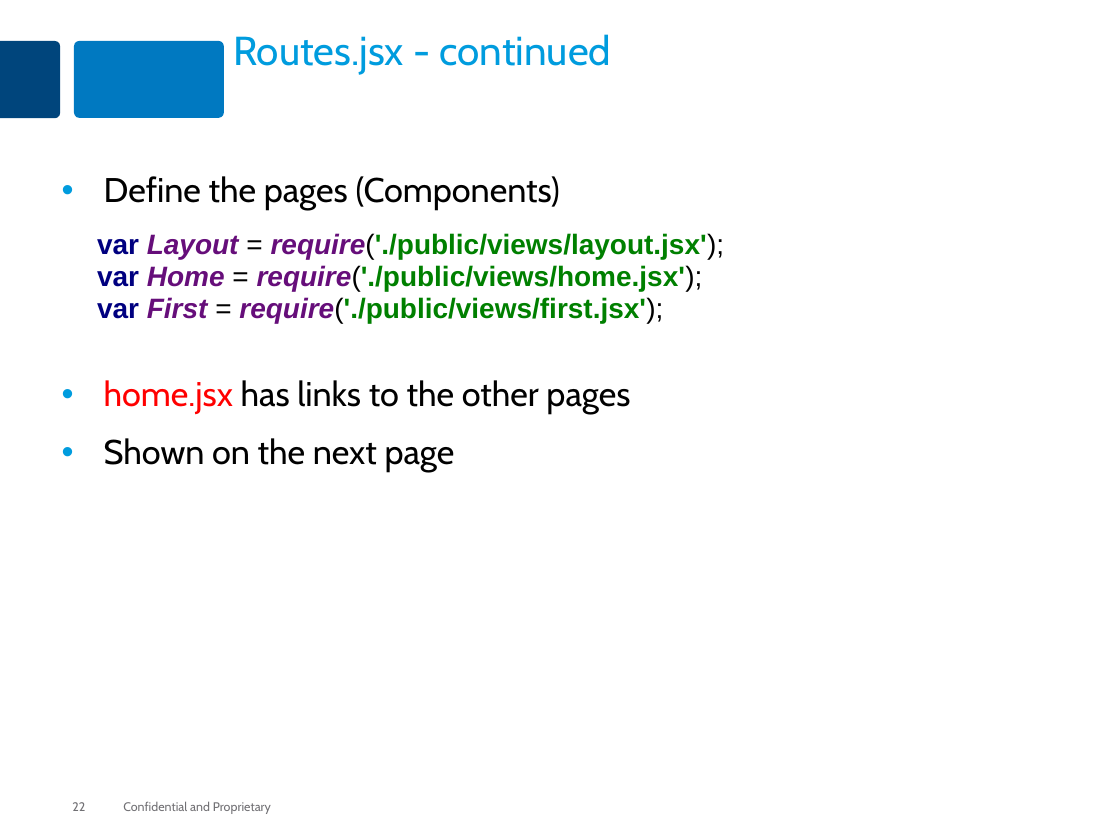
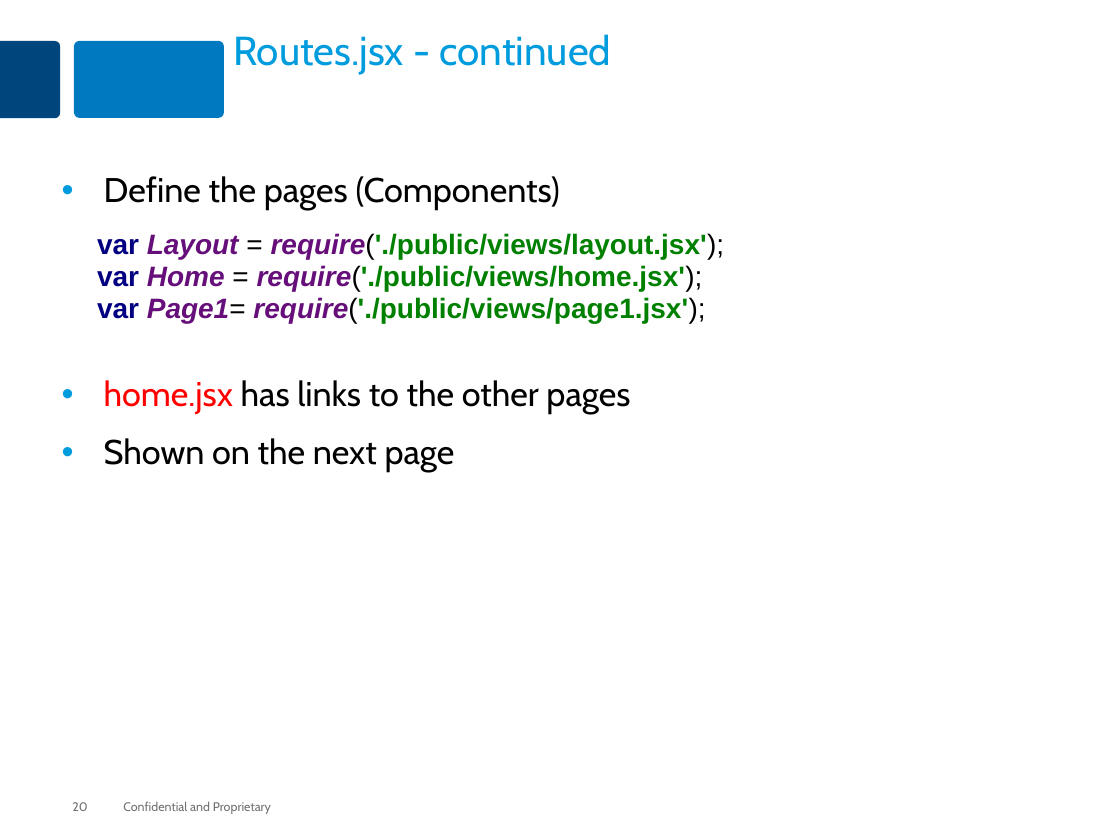
Before and after one commit to MaxMillington/nodePractice, a slide deck: slide 20 of node/lesson-84-react/react-kraken.pptx (slide 22 before the commit). Drawn at 1120x840 pixels with LibreOffice and Linux fonts; fonts in the diff are those of the drawing. Boxes give left, top, right and bottom in pixels: in the first picture for what was removed or moved away, otherwise in the second. Text is boxed around its words. In the diff, an @@ line names an element or a change of style, - is before the commit and + after.

```diff
--- a/node/lesson-84-react/react-kraken.pptx
+++ b/node/lesson-84-react/react-kraken.pptx
@@ text at (97, 233, 725, 323): text changed @@
-  var Layout = require('./public/views/layout.jsx');
-  var Home = require('./public/views/home.jsx');
-  var First = require('./public/views/first.jsx');
+  var Layout = require('./public/views/layout.jsx');
+  var Home = require('./public/views/home.jsx');
+  var Page1= require('./public/views/page1.jsx');
@@ page number at (72, 802, 87, 811): text changed @@
-22
+20
```
Also in this commit, not shown: 8 other slides changed, 2 slides removed, 43 other files.
